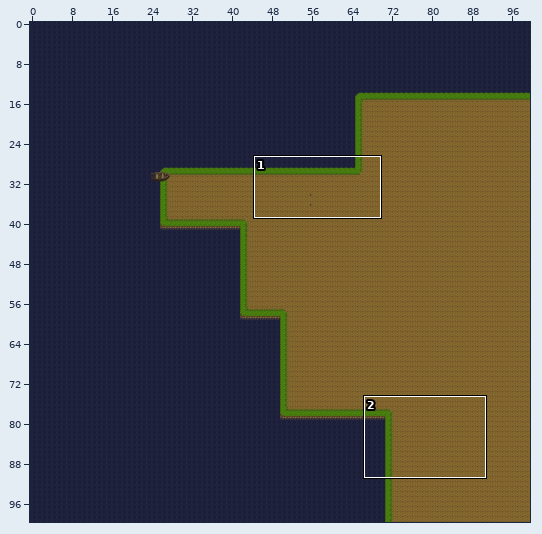
Tiled map, stored at maps/map2.tmx. Above, an overview of the earlier version with the close-up marked.
Close-up. Before:
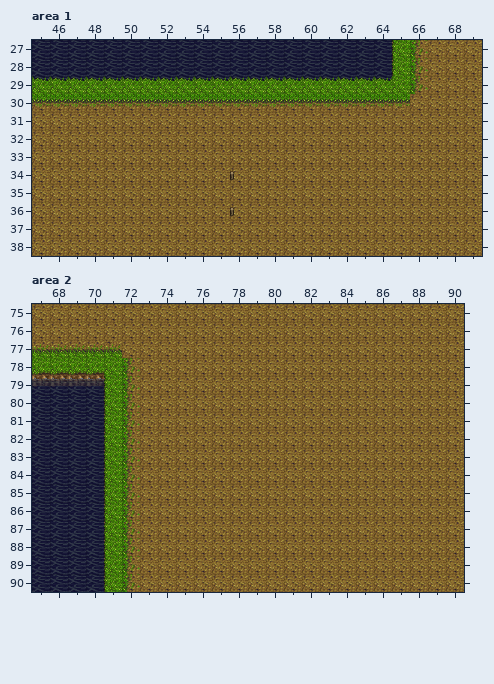
Cells are 32x32 px. Shown: area 1 x 45..69, y 27..38; area 2 x 67..90, y 75..90. The commit also changed other parts of the map, which this record leaves out.
Once edited:
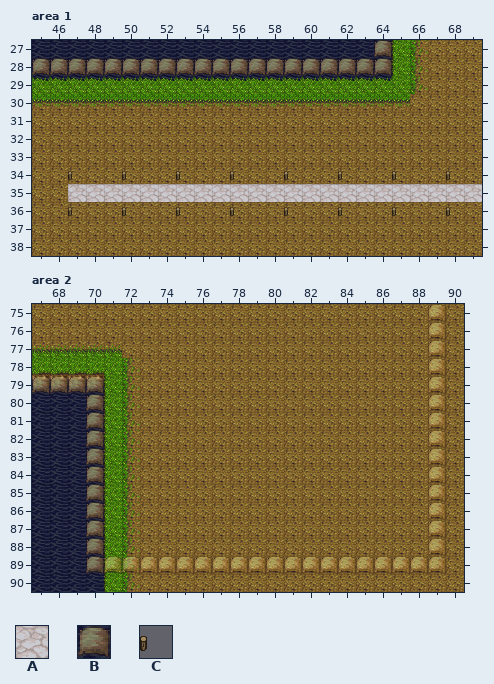
Key: from "PathAndObjects": A 100, B 139, C 250.
_ is an empty cell.
Tiles of an added or newly shown layer are drawn over the layers below it.
See-through tiles are keyed as they look on the map.
What changed:
Layer "items", area 1:
y 34: x 47 _ -> C; x 50 _ -> C; x 53 _ -> C; x 59 _ -> C; x 62 _ -> C; x 65 _ -> C; x 68 _ -> C
y 35: x 47..69 _______________________ -> AAAAAAAAAAAAAAAAAAAAAAA
y 36: x 47 _ -> C; x 50 _ -> C; x 53 _ -> C; x 59 _ -> C; x 62 _ -> C; x 65 _ -> C; x 68 _ -> C
Layer "collision" (now shown), area 1:
y 27: x 64 _ -> B
y 28: x 45..64 ____________________ -> BBBBBBBBBBBBBBBBBBBB
Layer "collision" (now shown), area 2:
y 75..78: x 89 _ -> B
y 79: x 67..70 ____ -> BBBB; x 89 _ -> B
y 80..88: x 70 _ -> B; x 89 _ -> B
y 89: x 70..89 ____________________ -> BBBBBBBBBBBBBBBBBBBB
Boxes around the changes in both close-ups, in picture pixels (x1, y1, x2, y2):
added: (32, 40, 392, 76)
added: (68, 171, 482, 216)
added: (32, 304, 446, 574)
